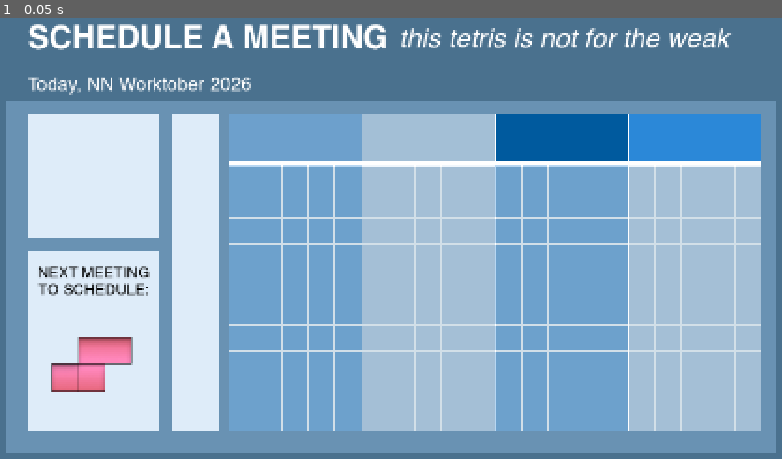
Above: before the commit, frame 1.
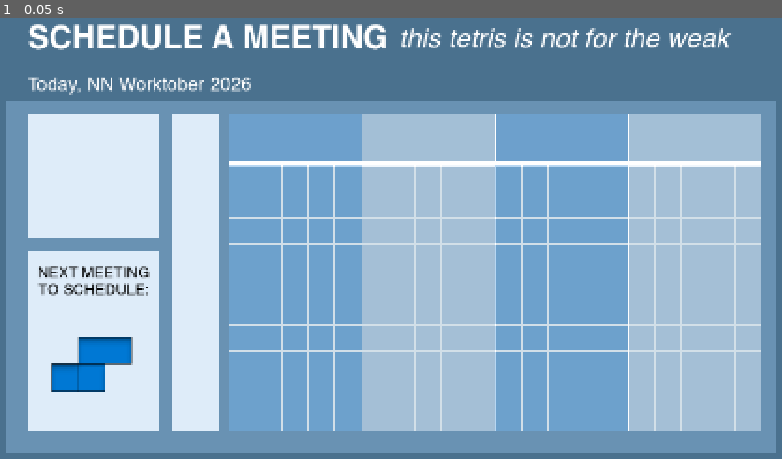
Above: after the commit, the same moment.

Repository: grkovalev/office-game
Game: Godot game, scene res://calendartetris.tscn
The game is run twice, just before and just after one commit, with the same random seed, the same clock (stepped at 60 frames per second) and the same inputs. This scene is started directly instead of the project's main scene.
Inputs:
- Up to frame 1 (0.05 s): no input

The runs differ from the first frame. In frame 1, 4.4% of the frame differs, in the area x 6-98%, y 21-85%.

Commit message:
tetromino shapes new img textures

Diff:
--- a/calendartetris.tscn
+++ b/calendartetris.tscn
@@ -44,13 +44,13 @@
 gradient = SubResource("Gradient_bwdfo")
 
 [sub_resource type="Gradient" id="Gradient_sriha"]
-colors = PackedColorArray(0, 0.3529412, 0.61960787, 1, 0, 0.3529412, 0.61960787, 1)
+colors = PackedColorArray(0.42745098, 0.627451, 0.8, 1, 0.42745098, 0.627451, 0.8, 1)
 
 [sub_resource type="GradientTexture2D" id="GradientTexture2D_ek6ok"]
 gradient = SubResource("Gradient_sriha")
 
 [sub_resource type="Gradient" id="Gradient_5beks"]
-colors = PackedColorArray(0.16862746, 0.53333336, 0.84705883, 1, 0.16862746, 0.53333336, 0.84705883, 1)
+colors = PackedColorArray(0.6392157, 0.7490196, 0.8392157, 1, 0.6392157, 0.7490196, 0.8392157, 1)
 
 [sub_resource type="GradientTexture2D" id="GradientTexture2D_yv368"]
 gradient = SubResource("Gradient_5beks")
@@ -132,7 +132,7 @@
 texture = SubResource("GradientTexture2D_ek6ok")
 
 [node name="04_secpers" type="TextureRect" parent="." unique_id=2038633763]
-offset_left = 1209.0
+offset_left = 1206.0
 offset_top = 280.0
 offset_right = 1456.0
 offset_bottom = 368.0
Binary file changed: ui_buttons/calendartetris/tetromino_pieces/shape_i.png
Binary file changed: ui_buttons/calendartetris/tetromino_pieces/shape_j.png
Binary file changed: ui_buttons/calendartetris/tetromino_pieces/shape_l.png
Binary file changed: ui_buttons/calendartetris/tetromino_pieces/shape_o.png
Binary file changed: ui_buttons/calendartetris/tetromino_pieces/shape_s.png
Binary file changed: ui_buttons/calendartetris/tetromino_pieces/shape_t.png
Binary file changed: ui_buttons/calendartetris/tetromino_pieces/shape_z.png
